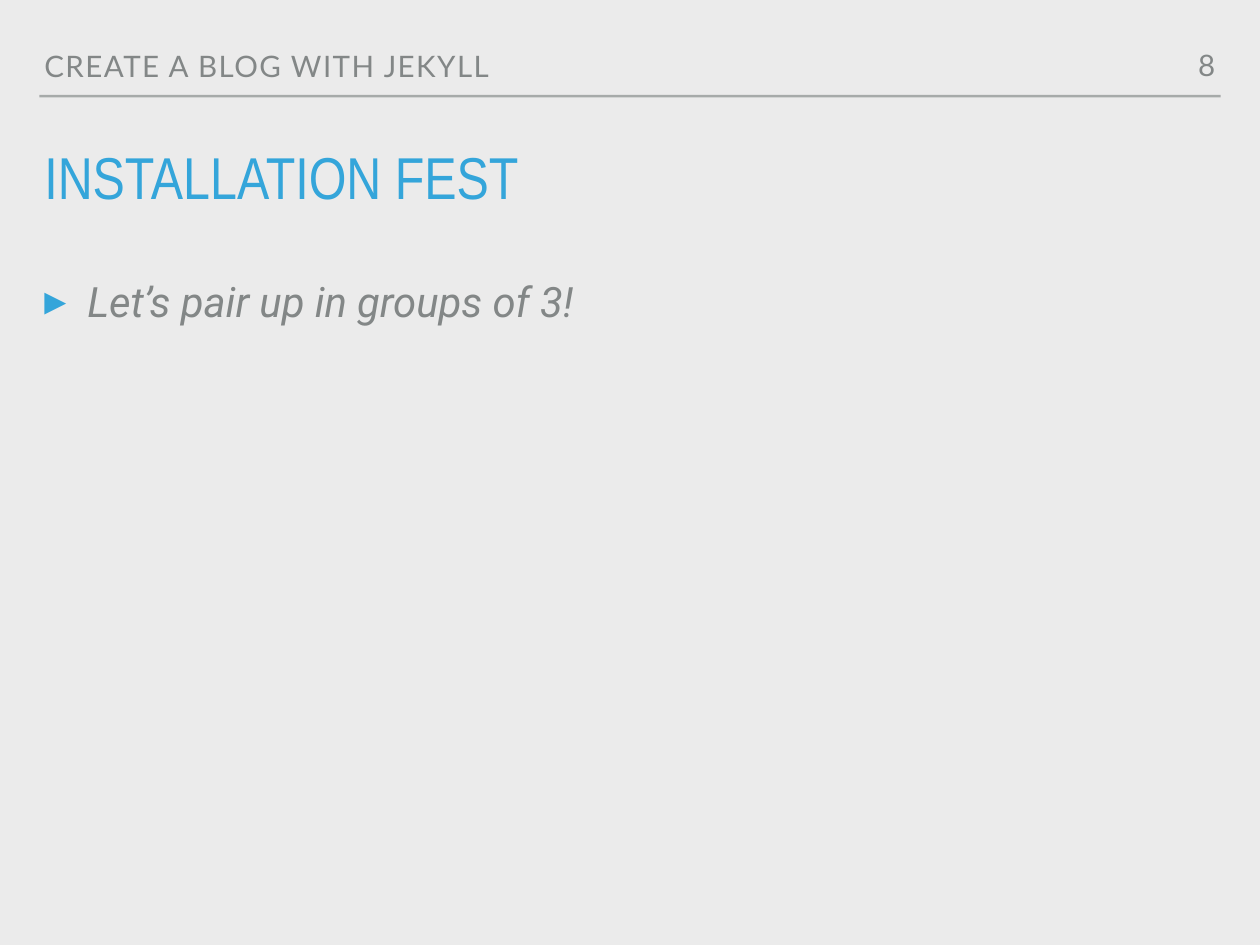
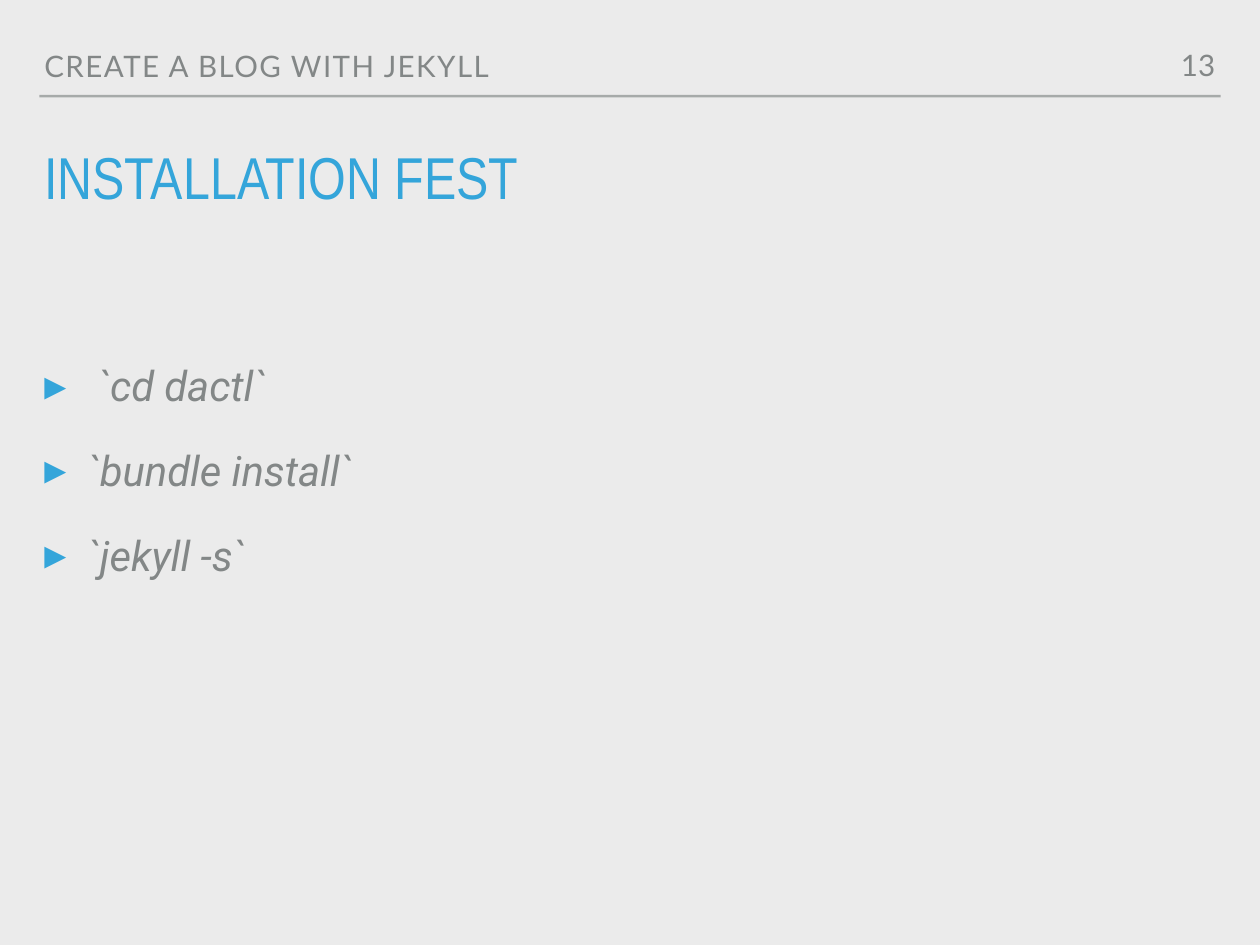
Before and after one commit to M0nica/codeland-workshop, a slide deck: slide 13 of codeland2018.pptx (slide 8 before the commit). Drawn at 1260x945 pixels with LibreOffice and Linux fonts; fonts in the diff are those of the drawing. Boxes give left, top, right and bottom in pixels: in the first picture for what was removed or moved away, otherwise in the second. Text is boxed around its words. In the diff, an @@ line names an element or a change of style, - is before the commit and + after.

```diff
--- a/codeland2018.pptx
+++ b/codeland2018.pptx
@@ page number added at (1181, 55, 1215, 76), 24 pt, text #838787 @@
+13
@@ page number removed at (1198, 55, 1215, 76) @@
-8
@@ text at (87, 370, 353, 580): text changed @@
-▸ Let’s pair up in groups of 3!
+▸ `cd dactl`
+▸ `bundle install`
+▸ `jekyll -s`
```
Also in this commit, not shown: 6 other slides changed, 6 slides added, 1 other file.
